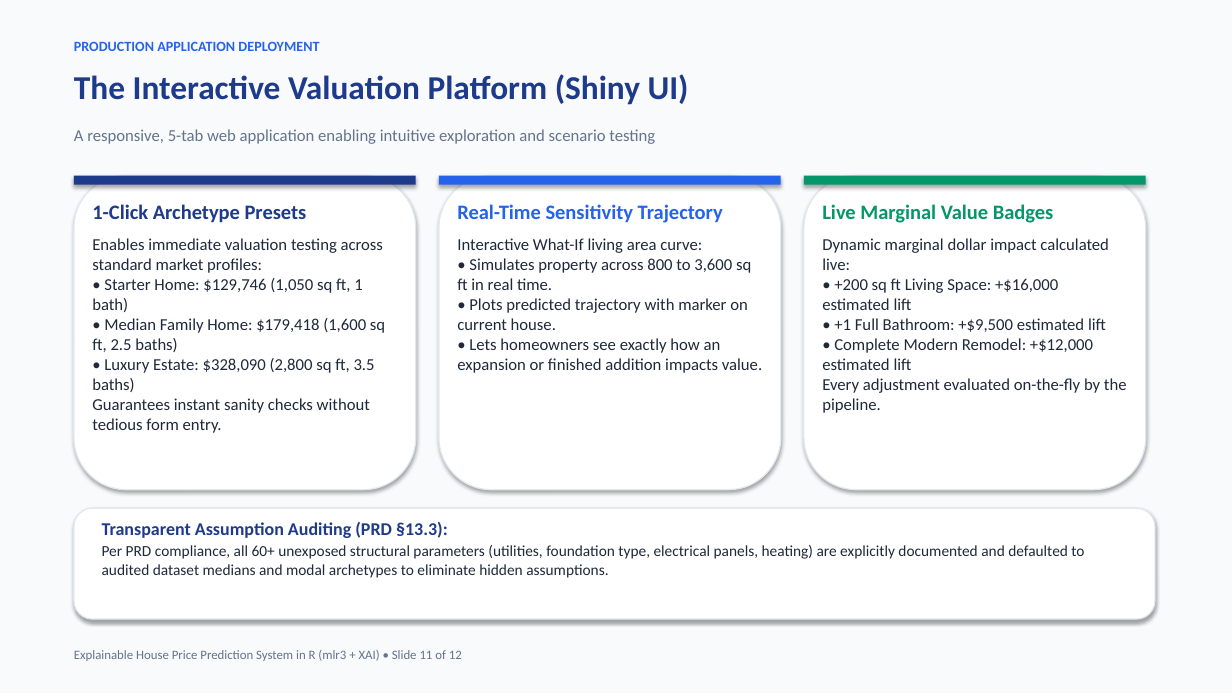
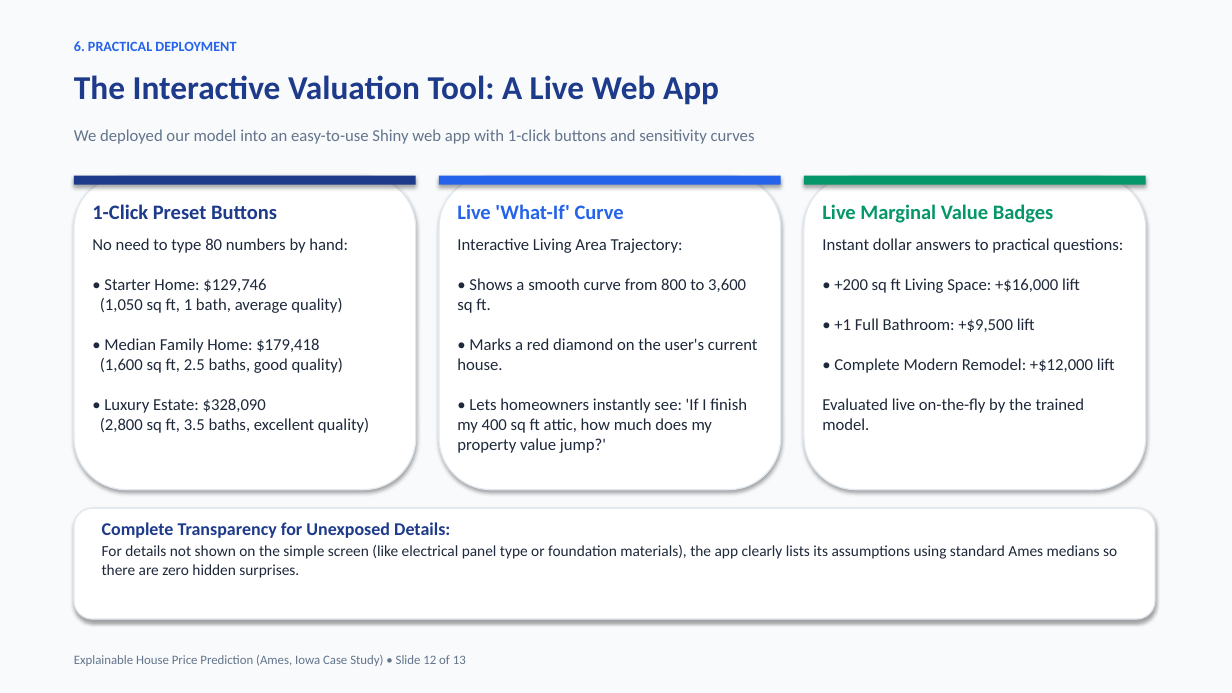
Before and after one commit to RohithBheemini/IDS-R-Project-mlr3-XAI, a slide deck: slide 12 of reports/Explainable_House_Price_Prediction_Presentation.pptx (slide 11 before the commit). Drawn at 1232x693 pixels with LibreOffice and Linux fonts; fonts in the diff are those of the drawing. Boxes give left, top, right and bottom in pixels: in the first picture for what was removed or moved away, otherwise in the second. Text is boxed around its words. In the diff, an @@ line names an element or a change of style, - is before the commit and + after.

```diff
--- a/reports/Explainable_House_Price_Prediction_Presentation.pptx
+++ b/reports/Explainable_House_Price_Prediction_Presentation.pptx
@@ text at <box>74,41,236,51</box>: text changed @@
-PRODUCTION APPLICATION DEPLOYMENT
+6. PRACTICAL DEPLOYMENT
@@ text at <box>74,75,719,105</box>: text changed @@
-The Interactive Valuation Platform (Shiny UI)
+The Interactive Valuation Tool: A Live Web App
@@ text at <box>74,129,755,144</box>: text changed @@
-A responsive, 5-tab web application enabling intuitive exploration and scenario testing
+We deployed our model into an easy-to-use Shiny web app with 1-click buttons and sensitivity curves
@@ text at <box>92,204,369,433</box>: text changed @@
-1-Click Archetype Presets
-Enables immediate valuation testing across standard market profiles:
-• Starter Home: $129,746 (1,050 sq ft, 1 bath)
-• Median Family Home: $179,418 (1,600 sq ft, 2.5 baths)
-• Luxury Estate: $328,090 (2,800 sq ft, 3.5 baths)
-Guarantees instant sanity checks without tedious form entry.
+1-Click Preset Buttons
+No need to type 80 numbers by hand:
+• Starter Home: $129,746
+(1,050 sq ft, 1 bath, average quality)
+• Median Family Home: $179,418
+(1,600 sq ft, 2.5 baths, good quality)
+• Luxury Estate: $328,090
+(2,800 sq ft, 3.5 baths, excellent quality)
@@ text at <box>457,204,758,453</box>: text changed @@
-Real-Time Sensitivity Trajectory
-Interactive What-If living area curve:
-• Simulates property across 800 to 3,600 sq ft in real time.
-• Plots predicted trajectory with marker on current house.
-• Lets homeowners see exactly how an expansion or finished addition impacts value.
+Live 'What-If' Curve
+Interactive Living Area Trajectory:
+• Shows a smooth curve from 800 to 3,600 sq ft.
+• Marks a red diamond on the user's current house.
+• Lets homeowners instantly see: 'If I finish my 400 sq ft attic, how much does my property value jump?'
@@ text at <box>822,238,1123,430</box>: text changed @@
-Dynamic marginal dollar impact calculated live:
-• +200 sq ft Living Space: +$16,000 estimated lift
-• +1 Full Bathroom: +$9,500 estimated lift
-• Complete Modern Remodel: +$12,000 estimated lift
-Every adjustment evaluated on-the-fly by the pipeline.
+Instant dollar answers to practical questions:
+• +200 sq ft Living Space: +$16,000 lift
+• +1 Full Bathroom: +$9,500 lift
+• Complete Modern Remodel: +$12,000 lift
+Evaluated live on-the-fly by the trained model.
@@ text at <box>102,522,1117,578</box>: text changed @@
-Transparent Assumption Auditing (PRD §13.3):
-Per PRD compliance, all 60+ unexposed structural parameters (utilities, foundation type, electrical panels, heating) are explicitly documented and defaulted to audited dataset medians and modal archetypes to eliminate hidden assumptions.
+Complete Transparency for Unexposed Details:
+For details not shown on the simple screen (like electrical panel type or foundation materials), the app clearly lists its assumptions using standard Ames medians so there are zero hidden surprises.
@@ text at <box>74,655,466,666</box>: text changed @@
-Explainable House Price Prediction System in R (mlr3 + XAI) • Slide 11 of 12
+Explainable House Price Prediction (Ames, Iowa Case Study) • Slide 12 of 13
```
Also in this commit, not shown: 5 other slides changed, 7 slides added, 6 slides removed, 3 other files.
